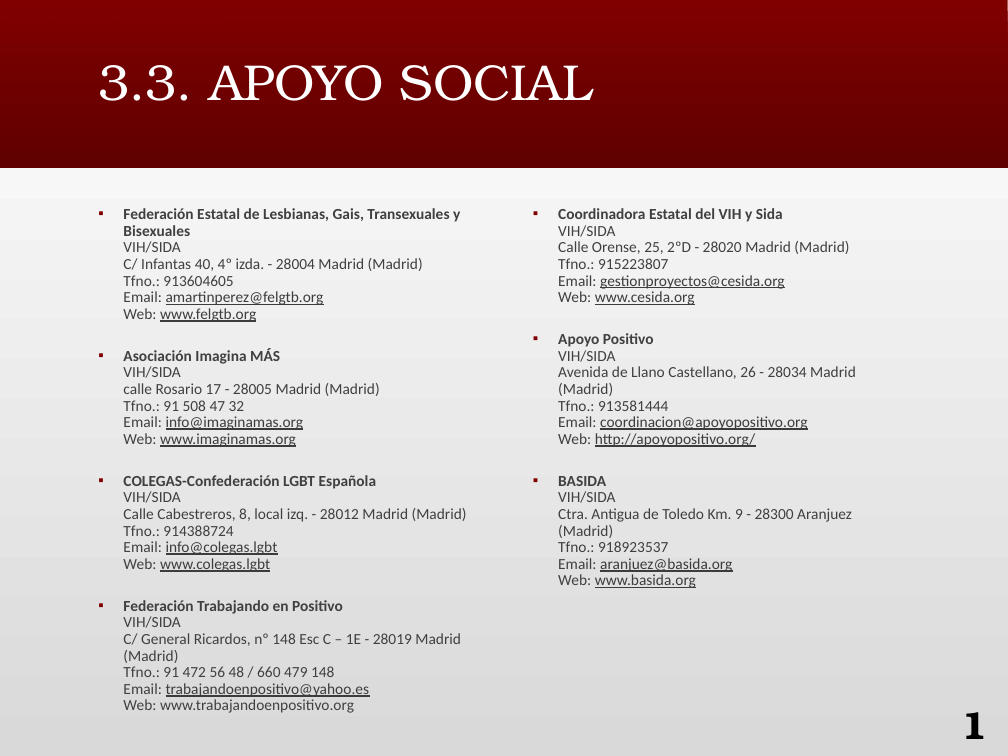
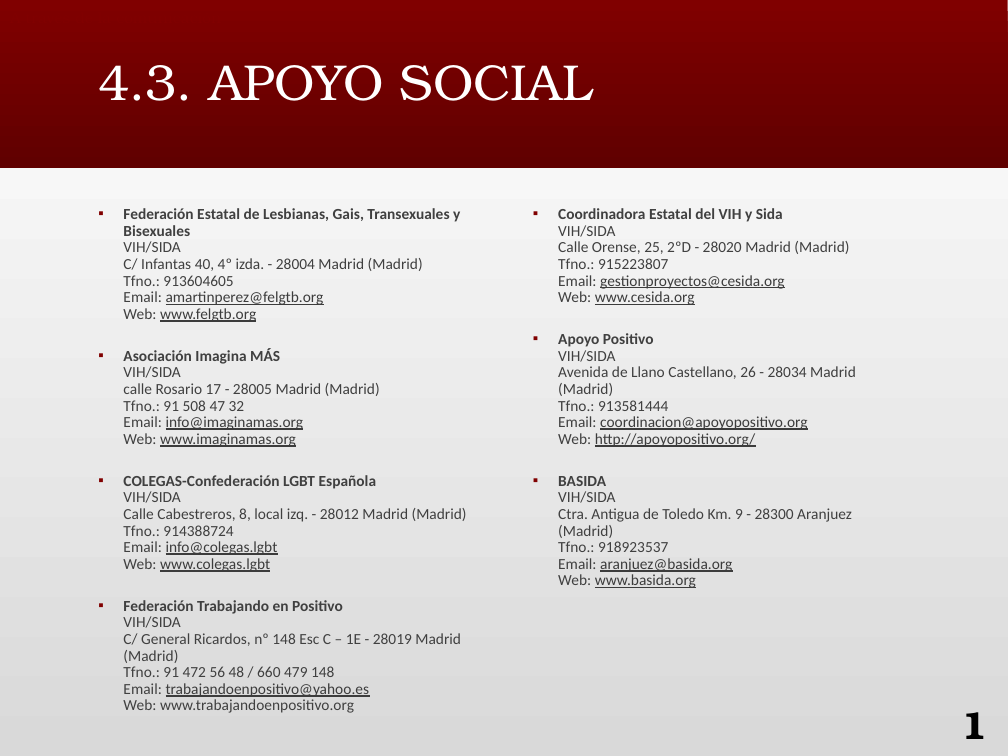
Before and after one commit to nerachan/far, a slide deck: slide 17 of 2.2 FAR/PS/Ejercicios/Trabajo/VIH.pptx (slide 15 before the commit). Drawn at 1008x756 pixels with LibreOffice and Linux fonts; fonts in the diff are those of the drawing. Boxes give left, top, right and bottom in pixels: in the first picture for what was removed or moved away, otherwise in the second. Text is boxed around its words. In the diff, an @@ line names an element or a change of style, - is before the commit and + after.

```diff
--- a/2.2 FAR/PS/Ejercicios/Trabajo/VIH.pptx
+++ b/2.2 FAR/PS/Ejercicios/Trabajo/VIH.pptx
@@ title at [98,65,592,101]: text changed @@
-3.3. APOYO SOCIAL
+4.3. APOYO SOCIAL
```
Also in this commit, not shown: 11 other slides changed, 3 slides added, 1 slide removed, 3 other files.
